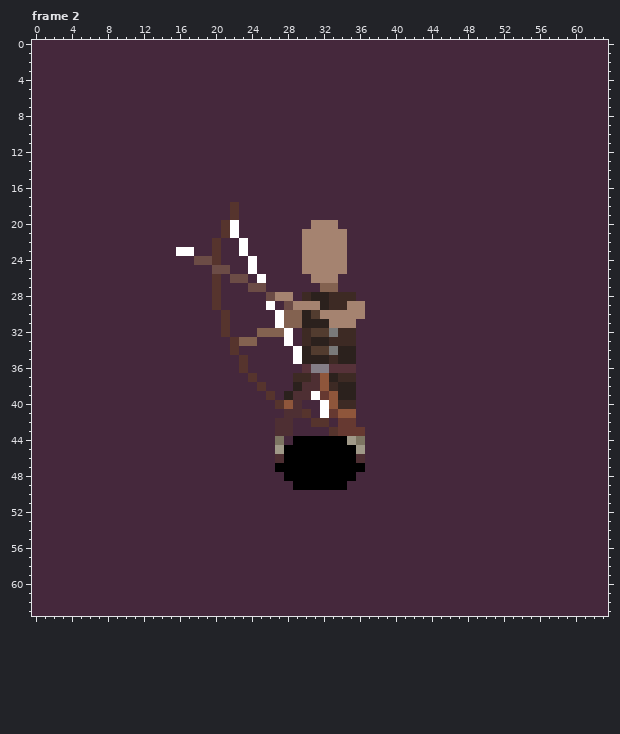
Pixel-art file -- assets/aseprite/human/human_melee_ranged_bow_attack.ase. The picture above is the old version.
64x64 pixels, 6 frames. Shown: frame 2. The commit also changed other frames, which this record leaves out.
The same view after the edit:
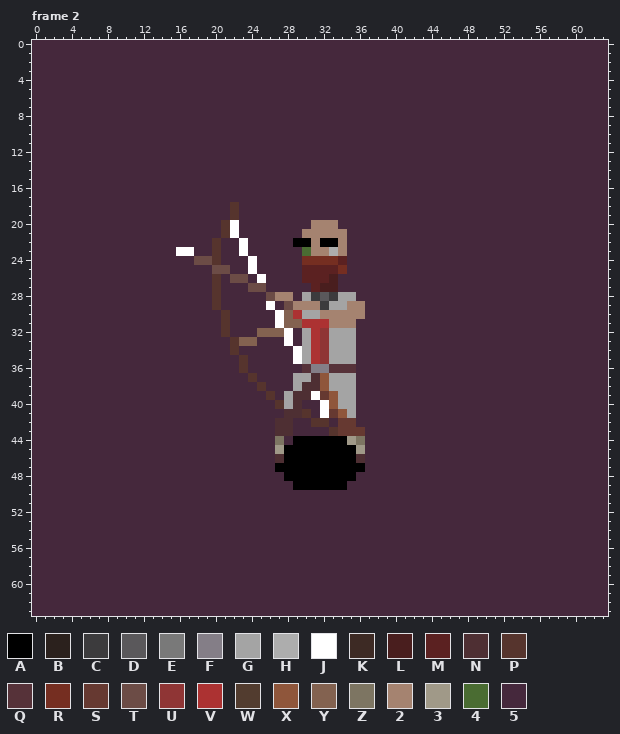
Palette (. is transparent): A #000000  B #2b211d  C #3c3b3d  D #5a585b  E #797979  F #847e87  G #a4a4a4  H #adadad  J #ffffff  K #3d2a24  L #491e1e  M #5b2121  N #4e2f33  P #56342d  Q #563239  R #752e21  S #663931  T #6c4c46  U #8f3535  V #ac3232  W #523c2f  X #8f563b  Y #836250  Z #7d7562  2 #a58370  3 #a09988  4 #4a6c32  5 #45283c
The author wrote: Human bow attack animation - head sprites are done - todo arms equipment
Changes in this commit:
layer "body/jackets/leather_armor" now hidden
layer "body/armor" now shown
layer "head/eyes" now shown
layer "head/faces/face_2" now shown
layer "head/hair/hair_0" now shown
layer "head/face mask" now shown
Frame 2:
Colour 4 replaces colour 2 in row 23 at x 30.
Colour A replaces colour 2 in row 22 at x 30 and 32 to 33.
Colour A replaces colour 5 in row 22 at x 29.
Colour C replaces colour B in row 28 at x 31; in row 29 at x 32.
Colour C replaces colour K in row 28 at x 33.
Colour D replaces colour B in row 28 at x 32.
Colour G replaces colour B in row 30 at x 30; in rows 34 to 35 at x 30 and 34 to 35; in row 37 at x 33; in row 38 at x 29 and 34 to 35; in row 39 at x 28 and 34 to 35.
Colour G replaces colour E in row 32 at x 33; in row 34 at x 33.
Colour G replaces colour K in row 28 at x 30 and 34 to 35; in row 29 at x 33 to 34; in row 32 at x 30 and 34 to 35; in row 33 at x 30 and 33 to 35; in row 35 at x 33; in row 37 at x 29 to 30 and 34 to 35.
Colour G replaces colour K in row 38 at x 33; in row 40 at x 34 to 35.
Colour G replaces colour W in row 30 at x 31.
Colour G replaces colour X in row 40 at x 28; in row 41 at x 35.
Colour H replaces colour 2 in row 23 at x 33.
Colour L replaces colour 2 in row 26 at x 33.
Colour L replaces colour Y in row 27 at x 32 to 33.
Colour M replaces colour 2 in row 24 at x 34; in row 25 at x 30 to 33; in row 26 at x 31 to 32.
Colour M replaces colour 5 in row 26 at x 30; in row 27 at x 31.
Colour R replaces colour 2 in row 24 at x 30 to 33; in row 25 at x 34.
Colour U replaces colour B in row 33 at x 32; in row 35 at x 32.
Colour U replaces colour W in row 32 at x 32; in row 34 at x 32.
Colour V replaces colour B in row 31 at x 30 to 32; in row 33 at x 31; in row 35 at x 31.
Colour V replaces colour W in row 32 at x 31; in row 34 at x 31.
Colour V replaces colour Y in row 30 at x 29.
Boxes around the changes in both pictures, in picture pixels (x1, y1, x2, y2):
changed: (284, 238, 356, 418)
